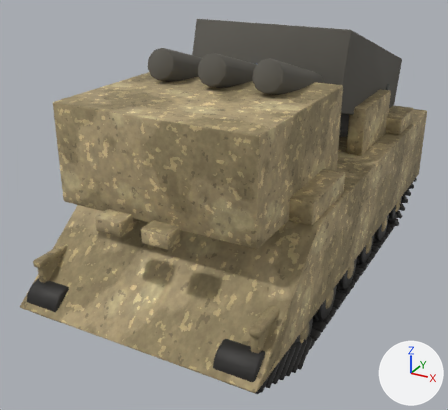
Renders of the glTF model art/blockout/e4_support/art_e4_us_mlrs_LOD0.glb from each side of a commit.
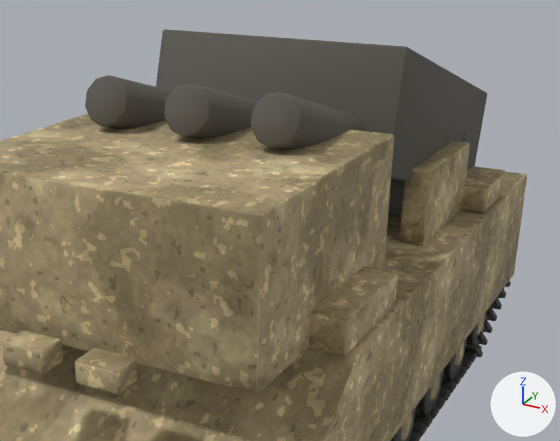
Each version is shown whole from a 50 mm camera at (3.64, -7.82, 4.59) aimed at (-0.36, -0.55, 0.96), then close up on the part from 21% to 100% of the width and 0% to 68% of the height. The axes (+X, +Y, +Z) are drawn at lower right. The lights are the same throughout. The older version's two pictures come first. Where no turn or scale is listed for an object, it has been applied to the vertices. Vertices at exactly the same position are counted once.

In view in the first close-up: 'art_e4_us_mlrs_LOD0_body', 'art_e4_us_mlrs_LOD0_deck', 'art_e4_us_mlrs_LOD0_track' and 1 more.
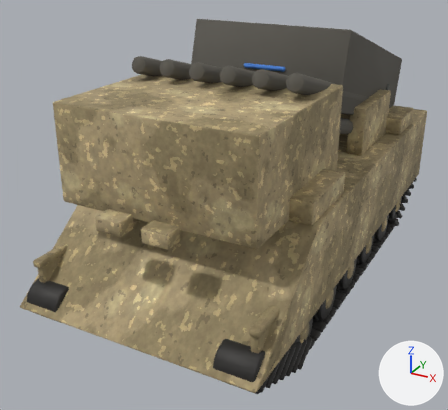
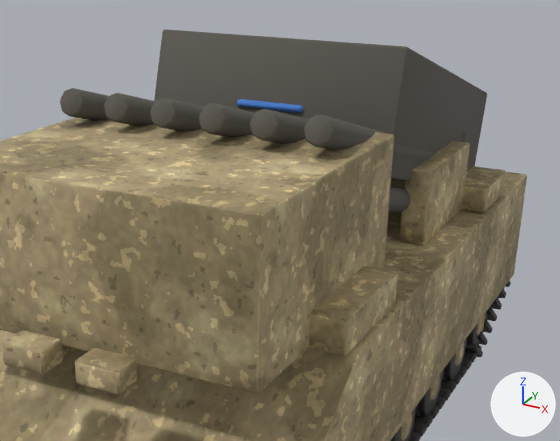
What the commit changed:
me_cube_001 is used by ob_art_e4_us_mlrs_lod0_deck; location (0.0, 1.38, 2.54).
me_cube_001 had 1536 vertices, 3044 faces and spanned x -1.15..1.15, y -2.94..1.6, z -0.92..0.92.
me_cube_001 now has 2400 vertices, 4748 faces and spans x -1.16..1.16, y -2.92..1.6, z -0.92..0.92.
me_cube_001 part 1: the loose piece of 240 vertices spanning x -0.19..0.19, y -2.94..0.04, z -0.43..0.77 is rebuilt with 192 vertices and now spans x -0.32..-0.1, y -2.92..0.02, z -0.38..0.64.
me_cube_001 part 2: a new loose piece of 192 vertices spanning x 0.94..1.16, y -2.92..0.02, z -0.82..0.2, in mat_art_e4_us_mlrs_deck (dark grey #5b5851).
me_cube_001 part 3: a new loose piece of 192 vertices spanning x -1.16..-0.94, y -2.92..0.02, z -0.38..0.64, in mat_art_e4_us_mlrs_deck (dark grey #5b5851).
me_cube_001 part 4: a new loose piece of 192 vertices spanning x 0.1..0.32, y -2.92..0.02, z -0.38..0.64, in mat_art_e4_us_mlrs_deck (dark grey #5b5851).
me_cube_001 part 5: a new loose piece of 192 vertices spanning x 0.94..1.16, y -2.92..0.02, z -0.38..0.64, in mat_art_e4_us_mlrs_deck (dark grey #5b5851).
me_cube_001 part 6: 9 vertices moved within x -0.62..-0.53, y -2.91..0.01, z -0.78..0.54; 471 vertices removed from x -0.91..-0.53, y -2.94..0.04, z -0.91..0.77; 375 vertices added at x -0.74..-0.52, y -2.92..0.02, z -0.82..0.64.
me_cube_001 part 7: 9 vertices moved within x 0.53..0.62, y -2.91..0.01, z -0.78..0.54; 471 vertices removed from x 0.53..0.91, y -2.94..0.04, z -0.91..0.77; 375 vertices added at x 0.52..0.74, y -2.92..0.02, z -0.82..0.64.
Other edits to the shape of me_cube_001 do not show in these pictures.

Changed parts and their boxes [x1, y1, x2, y2] in the close-ups (560 x 441 px; the box of a moved part takes in the faces that stretch with it):
'art_e4_us_mlrs_LOD0_deck', reshaped (6% wider): before [85, 29, 487, 217]; after [60, 29, 487, 212]
part 1 of me_cube_001, rebuilt: before [164, 83, 258, 139]; after [150, 98, 203, 132]
part 2 of me_cube_001, added: after [388, 186, 410, 212]
part 3 of me_cube_001, added: after [60, 88, 109, 121]
part 4 of me_cube_001, added: after [199, 103, 255, 137]
part 5 of me_cube_001, added: after [304, 115, 435, 160]
part 6 of me_cube_001, moved or reshaped: before [85, 75, 172, 129]; after [104, 93, 155, 126]
part 7 of me_cube_001, moved or reshaped: before [251, 92, 404, 217]; after [250, 109, 308, 144]
